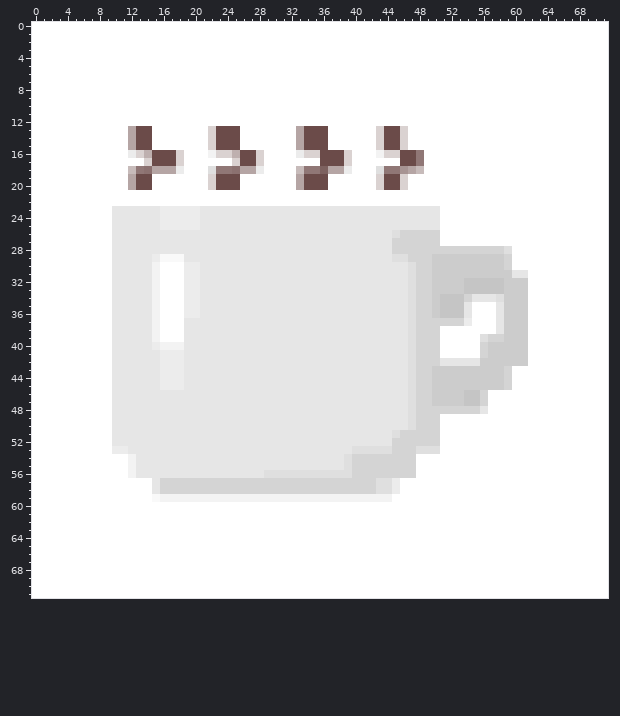
Two states of a sprite sheet, front/dist/static/images/favicons/apple-icon-72x72.png. This is how it looked before the edit.
The file is 72x72 pixels. Pixels under 10% opacity are left out. Colours within 5 levels of each other are drawn and written as one.
New version:
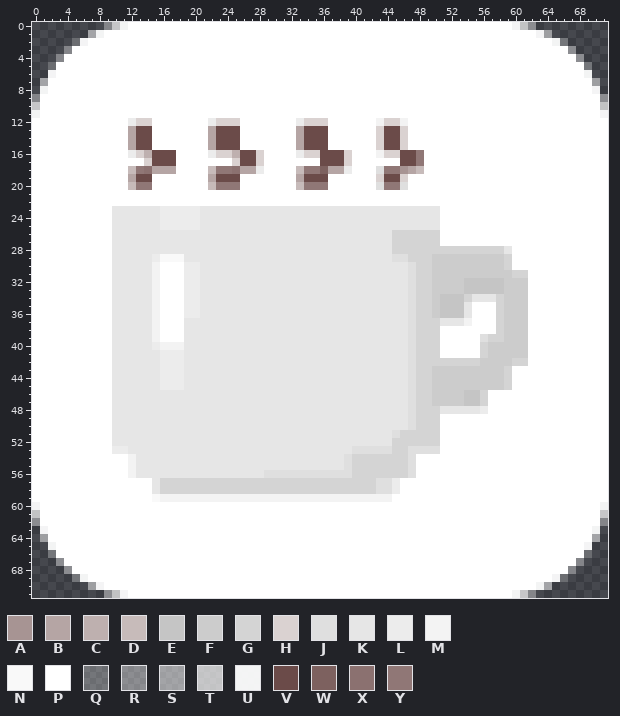
Palette (. is transparent): A #a79493  B #b5a5a4  C #beb0af  D #c7bbba  E #c5c5c5  F #cccccc  G #d4d4d4  H #dad2d1  J #dfdfdf  K #e6e6e6  L #ececec  M #f3f3f3  N #f9f9f9  P #ffffff  Q #ffffff40  R #ffffff60  S #ffffff80  T #ffffffb0  U #fffffff0  V #6b4b49  W #7d615f  X #8b7170  Y #907776
The edit:
y 0: x 0..11 PPPPPPPPPPPP -> .........RTU; x 60..71 PPPPPPPPPPPP -> UTR.........
y 1: x 0..8 PPPPPPPPP -> .......SU; x 63..71 PPPPPPPPP -> US.......
y 2: x 0..6 PPPPPPP -> .....QU; x 65..71 PPPPPPP -> UQ.....
y 3: x 0..4 PPPPP -> ....R; x 67..71 PPPPP -> R....
y 4: x 0..3 PPPP -> ...R; x 68..71 PPPP -> R...
y 5: x 0..2 PPP -> ..Q; x 69..71 PPP -> Q..
y 6: x 0..2 PPP -> ..U; x 69..71 PPP -> U..
y 7: x 0..1 PP -> .S; x 70..71 PP -> S.
y 8: x 0..1 PP -> .U; x 70..71 PP -> U.
y 9: x 0 P -> R; x 71 P -> R
y 10: x 0 P -> T; x 71 P -> T
y 11: x 0 P -> U; x 71 P -> U
y 12: x 12..14 PPP -> LHH; x 22..25 PPPP -> LHHH; x 33..36 PPPP -> LHHH; x 43..46 PPPP -> MHHM
y 13..15: x 22 H -> B
y 16: x 18 H -> P; x 22 M -> L
y 17: x 18 H -> P
y 18: x 18 L -> P; x 22 J -> D
y 19: x 22 H -> B
y 20: x 12..14 BVV -> DYY; x 22..25 HVVV -> DYYY; x 33..36 BVVV -> DYYY; x 43..46 HVVH -> JYYJ
y 26: x 45 J -> G
y 28: x 59 J -> K
y 31: x 60..61 KK -> GG
y 34: x 58 J -> G
y 35..36: x 58 K -> G
y 37: x 51..54 GGGL -> KKKM; x 58 K -> G
y 38: x 58 K -> G
y 42: x 51..55 KKKKK -> GGGGG; x 60..61 FF -> GG
y 48: x 51..56 GGGGGK -> KKKKKL
y 53..56: x 47 G -> J
y 60: x 0 P -> U; x 71 P -> U
y 61: x 0 P -> T; x 71 P -> T
y 62: x 0 P -> R; x 71 P -> R
y 63: x 0..1 PP -> .U; x 70..71 PP -> U.
y 64: x 0..1 PP -> .S; x 70..71 PP -> S.
y 65: x 0..2 PPP -> ..U; x 69..71 PPP -> U..
y 66: x 0..2 PPP -> ..Q; x 69..71 PPP -> Q..
y 67: x 0..3 PPPP -> ...R; x 68..71 PPPP -> R...
y 68: x 0..4 PPPPP -> ....R; x 67..71 PPPPP -> R....
y 69: x 0..6 PPPPPPP -> .....QU; x 65..71 PPPPPPP -> UQ.....
y 70: x 0..8 PPPPPPPPP -> .......SU; x 63..71 PPPPPPPPP -> US.......
y 71: x 0..11 PPPPPPPPPPPP -> .........RTU; x 60..71 PPPPPPPPPPPP -> UTR.........
